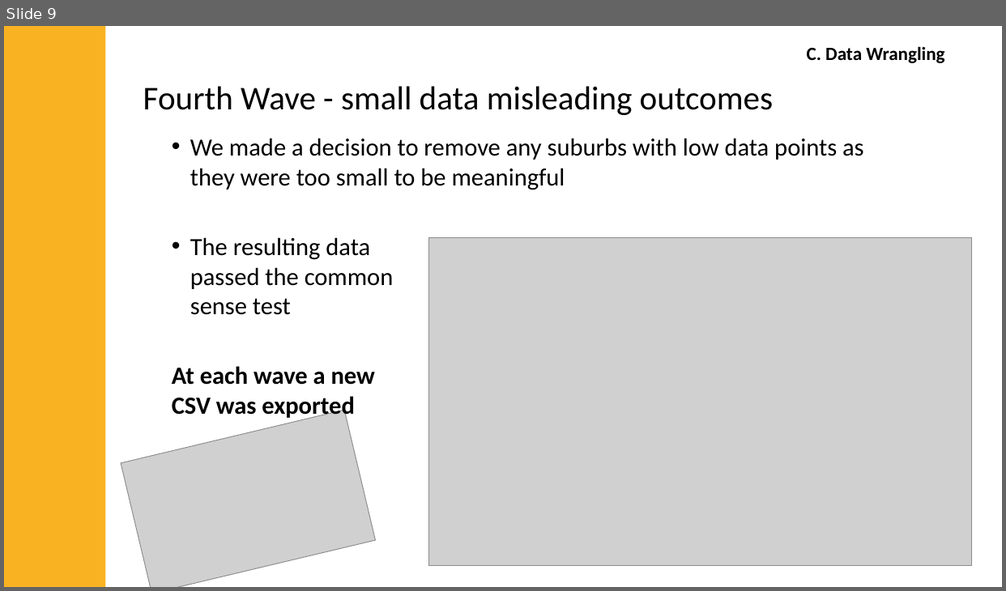
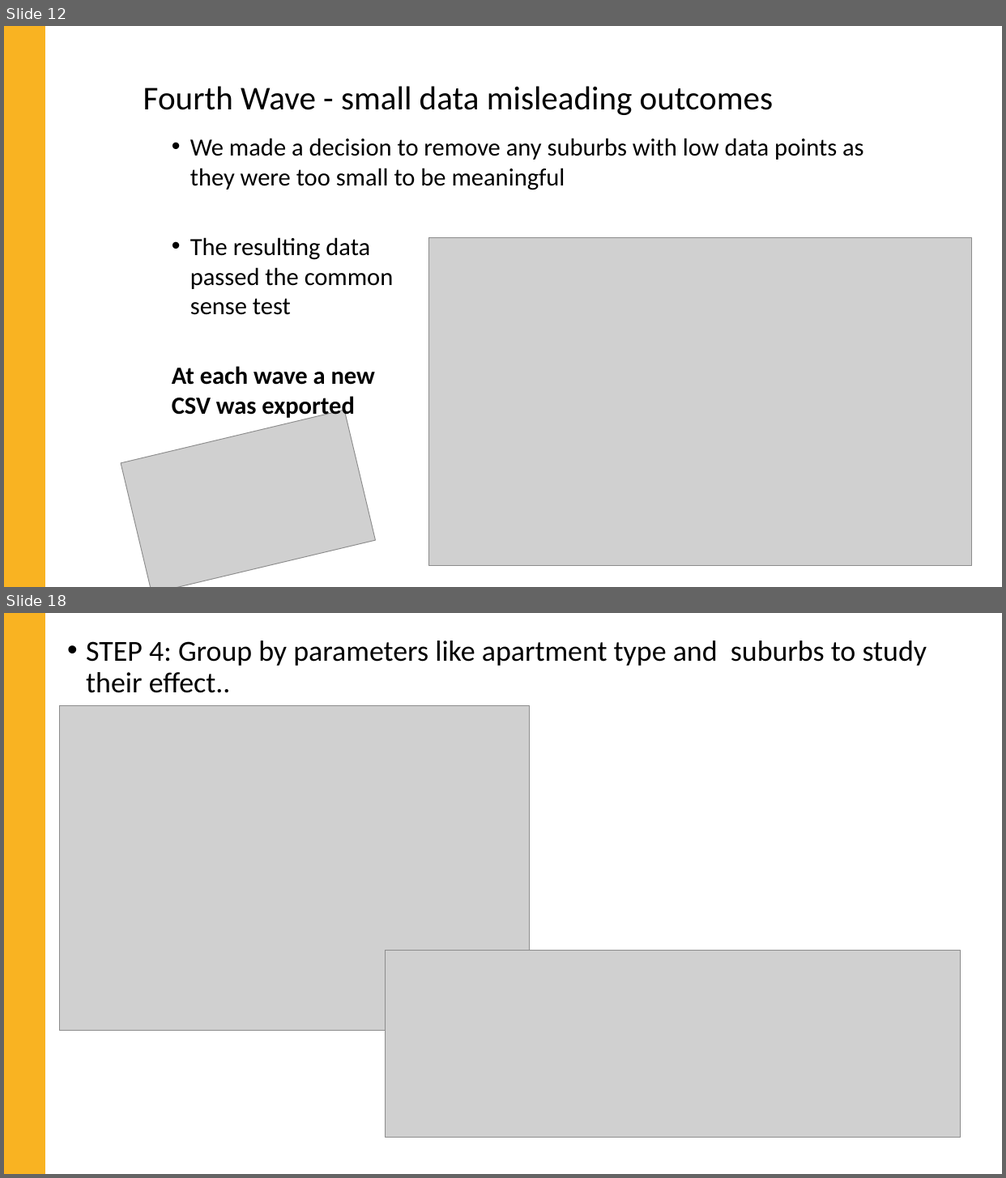
Before and after one commit to jMacProd/Project1, a slide deck: Presentation Slides/airbnbPresentationFinal.pptx. Shown one above the other, each under a label of ours: slide 9 before the commit, slides 12 and 18 after it; the slides between them are not shown. The pictures are 1006x591 and 1006x1178 pixels, drawn with LibreOffice and Linux fonts; fonts in the diff are those of the drawing; grey boxes stand for pictures. Boxes give left, top, right and bottom in pixels: in the first picture for what was removed or moved away, otherwise in the second. Text is boxed around its words. In the diff, an @@ line names an element or a change of style, - is before the commit and + after.

```diff
--- a/Presentation Slides/airbnbPresentationFinal.pptx
+++ b/Presentation Slides/airbnbPresentationFinal.pptx
@@ slide 18 added at <box>4,613,1002,1174</box>, background #FFFFFF @@
@@ rectangle added at <box>4,613,45,1174</box>, fill #F9B322 @@
@@ text added at <box>86,641,927,693</box>, 28 pt, text #000000 @@
+• STEP 4: Group by parameters like apartment type and suburbs to study their effect..
@@ picture added at <box>60,706,530,1031</box> @@
@@ picture added at <box>385,951,961,1138</box> @@
@@ what was slide 9 is now slide 12 @@
@@ slide 12 changed as well @@
@@ rectangle: place and size @@
-rectangle at <box>4,26,106,587</box>
+rectangle at <box>4,26,45,587</box>
@@ text removed at <box>807,46,944,63</box> @@
-C. Data Wrangling
```
Also in this commit, not shown: 8 other slides changed, 16 other slides added, 4 other files.
